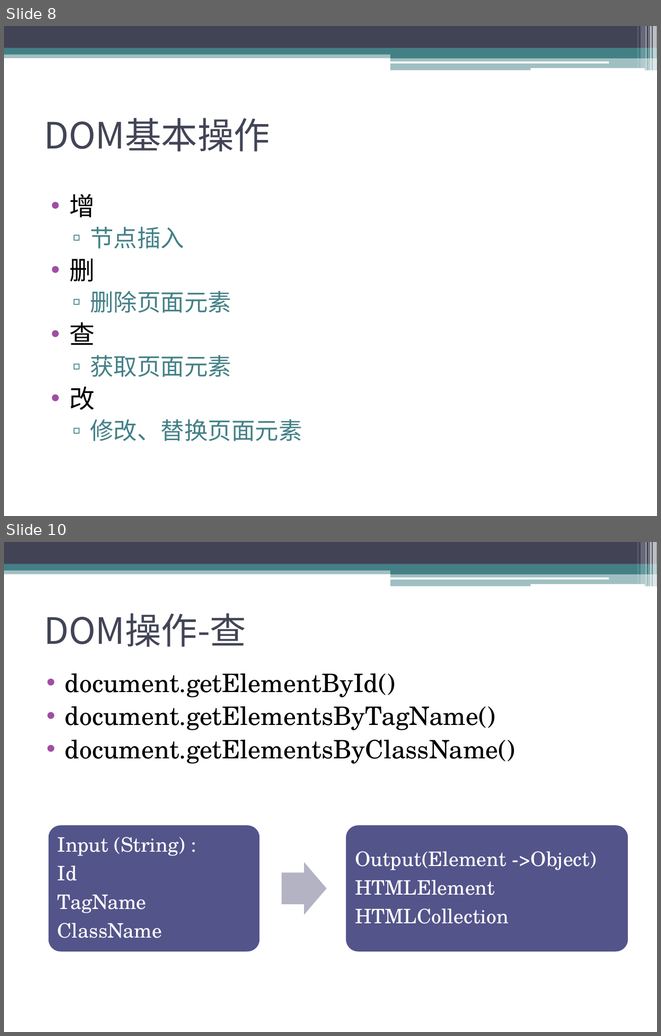
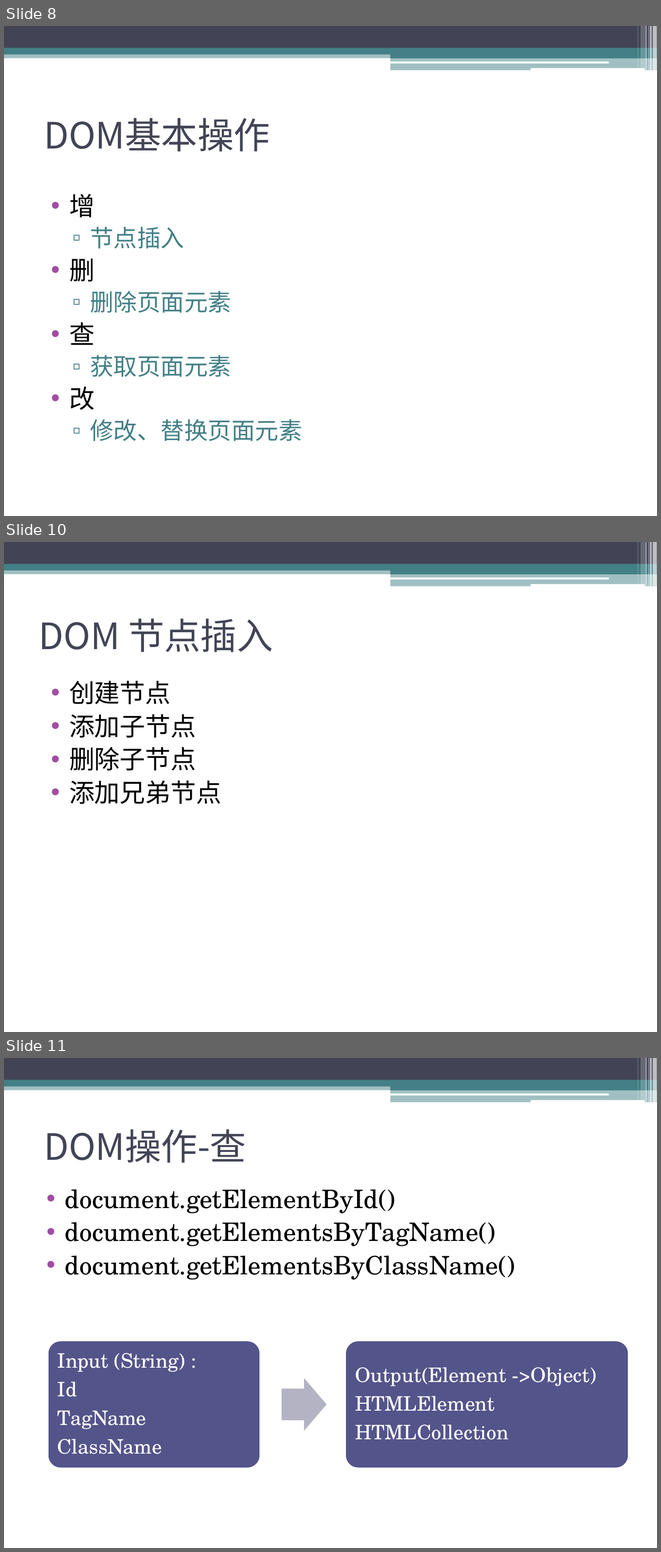
Before and after one commit to sophiazzw/Front_Library, a slide deck: manipulation.pptx. Shown one above the other, each under a label of ours: slides 8 and 10 before the commit, slides 8, 10 and 11 after it; the slides between them are not shown. The pictures are 661x1036 and 661x1552 pixels, drawn with LibreOffice and Linux fonts; fonts in the diff are those of the drawing. Boxes give left, top, right and bottom in pixels: in the first picture for what was removed or moved away, otherwise in the second. Text is boxed around its words. In the diff, an @@ line names an element or a change of style, - is before the commit and + after.

```diff
--- a/manipulation.pptx
+++ b/manipulation.pptx
@@ slide 10 added at (4, 542, 657, 1032), background #FFFFFF; not listed: 13 template elements that a slide beside it also shows @@
@@ title added at (38, 618, 273, 652), 40 pt, text #424456 @@
+DOM 节点插入
@@ text added at (69, 680, 221, 804), 28 pt, text #000000 @@
+• 创建节点
+• 添加子节点
+• 删除子节点
+• 添加兄弟节点
@@ what was slide 10 is now slide 11 @@
```
Also in this commit, not shown: 3 slides changed, 2 other slides added, 2 other files.
